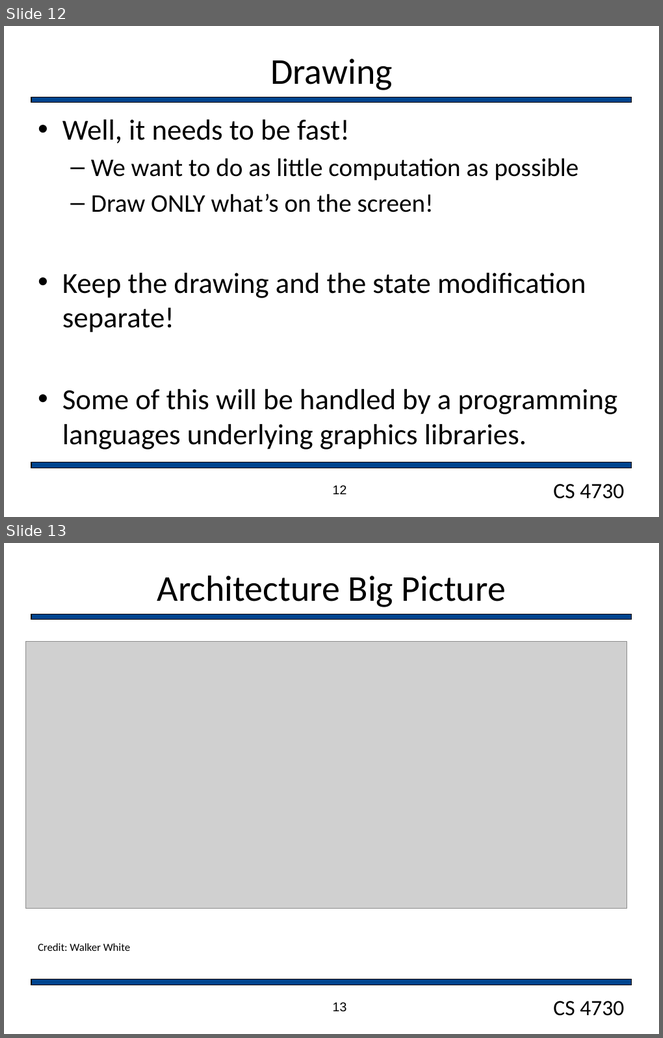
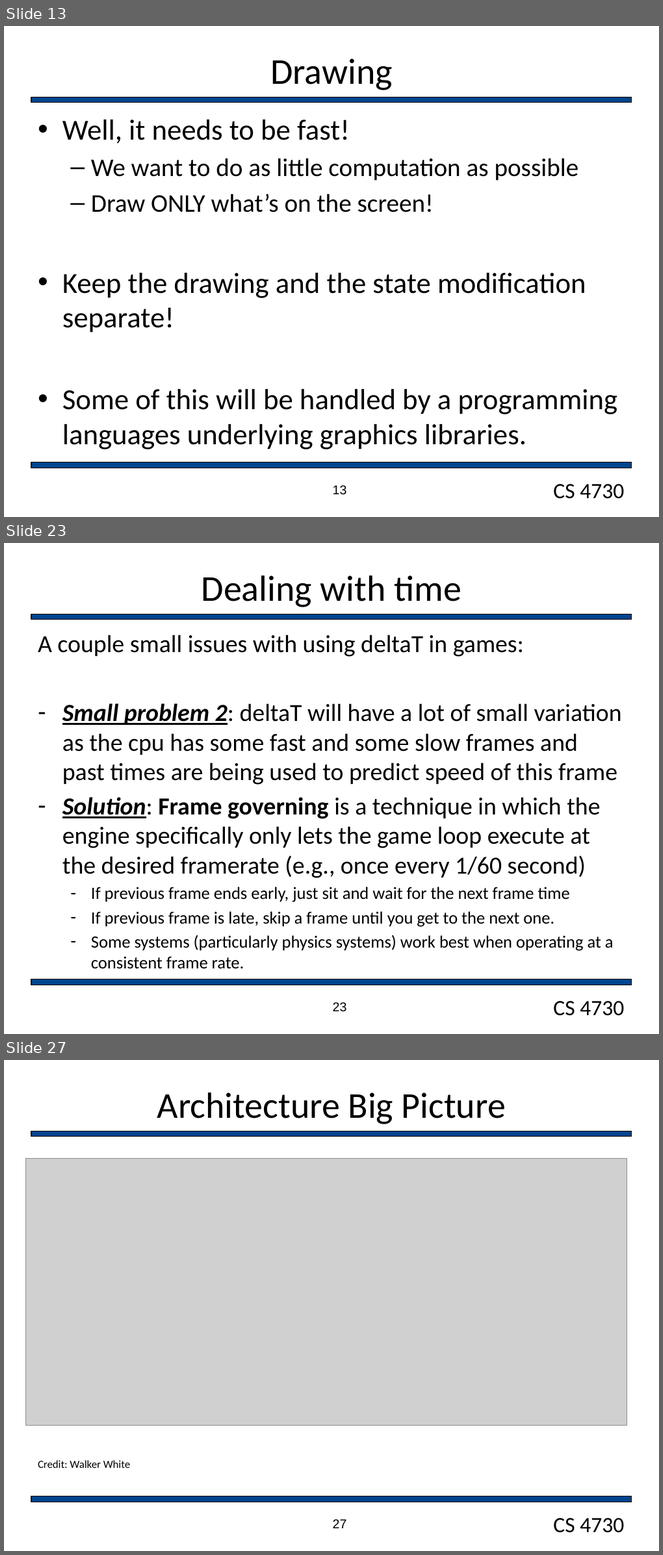
Before and after one commit to markfloryan/gamedesign, a slide deck: slides/GameArchitecture.pptx. Shown one above the other, each under a label of ours: slides 12 and 13 before the commit, slides 13, 23 and 27 after it; the slides between them are not shown. The pictures are 663x1038 and 663x1555 pixels, drawn with LibreOffice and Linux fonts; fonts in the diff are those of the drawing; grey boxes stand for pictures; background and template pictures are left out. Boxes give left, top, right and bottom in pixels: in the first picture for what was removed or moved away, otherwise in the second. Text is boxed around its words. In the diff, an @@ line names an element or a change of style, - is before the commit and + after.

Commit message:
new game loop slides. Announcements

```diff
--- a/slides/GameArchitecture.pptx
+++ b/slides/GameArchitecture.pptx
@@ slide 23 added at [4, 543, 659, 1034], background #FFFFFF; not listed: 3 template elements that a slide beside it also shows @@
@@ title added at [202, 575, 462, 607], 40 pt, text #000000 @@
+Dealing with time
@@ text added at [38, 635, 622, 969], 27 pt, text #000000 @@
+A couple small issues with using deltaT in games:
+– Small problem 2: deltaT will have a lot of small variation as the cpu has some fast and some slow frames and past times are being used to predict speed of this frame
+– Solution: Frame governing is a technique in which the engine specifically only lets the game loop execute at the desired framerate (e.g., once every 1/60 second)
+  – If previous frame ends early, just sit and wait for the next frame time
+  – If previous frame is late, skip a frame until you get to the next one.
+  – Some systems (particularly physics systems) work best when operating at a consistent frame rate.
@@ page number added at [333, 1003, 347, 1012], 14 pt, text #000000 @@
+23
@@ what was slide 12 is now slide 13 @@
@@ page number at [333, 486, 347, 495]: text changed @@
-12
+13
@@ what was slide 13 is now slide 27 @@
@@ page number at [333, 1520, 347, 1529]: text changed @@
-13
+27
```
Also in this commit, not shown: 7 slides changed, 13 other slides added, 3 other files.
